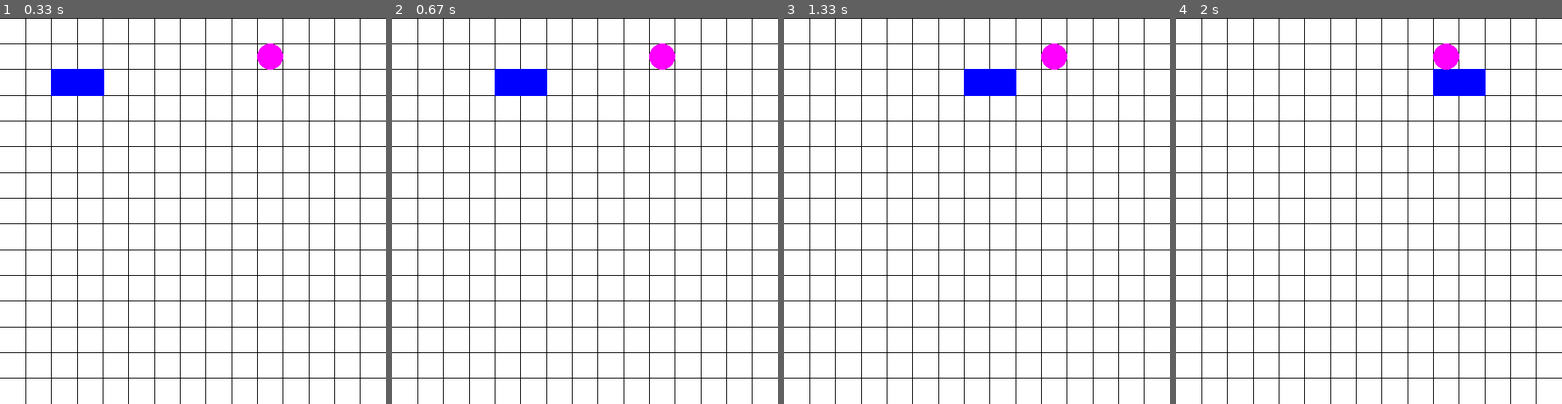
Above: before the commit, frames 1-4 (left to right).
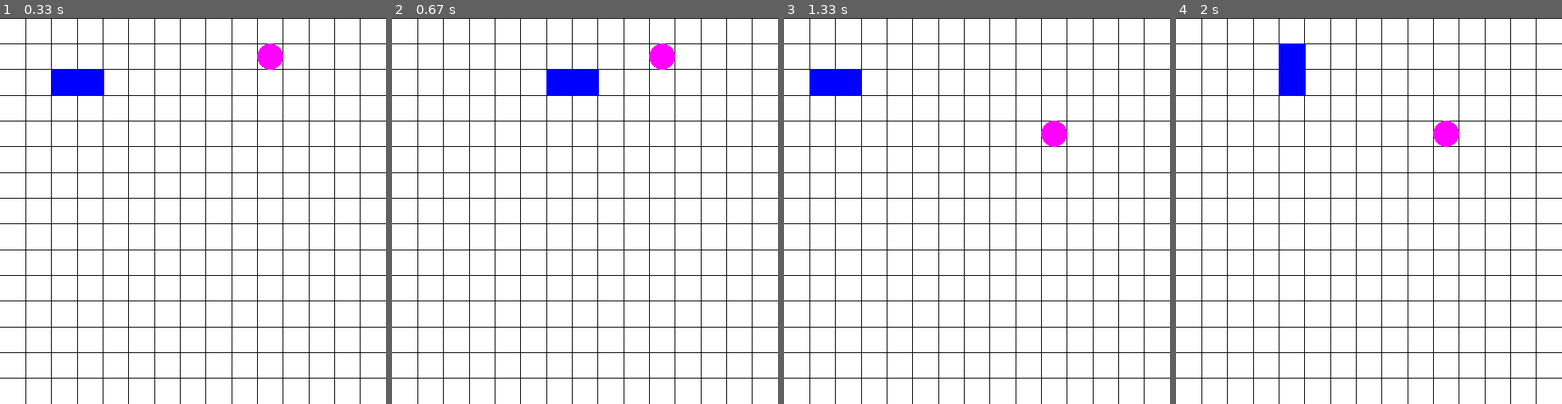
Above: after the commit, the same moments.

Repository: 1m188/snake
Game: pygame game, started from snake_pygame/main.py
Two runs of this game, one before a commit and one after it. Both use one fixed random seed, a clock stepped at 60 frames per second and the inputs below.
Inputs:
- Up to frame 1 (0.33 s): no input
- Up to frame 2 (0.67 s): hold Space from 0.33 s (still down); hold D from 0.33 s (still down)
- Up to frame 3 (1.33 s): release Space at 0.8 s; release D at 0.8 s; hold Space 0.83-1.3 s; hold D 0.83-1.3 s
- Up to frame 4 (2 s): hold W from 1.83 s (still down)

Frame 1 is identical in both runs. In frame 2, 1.9% of the frame differs, in the area x 26-54%, y 13-21%; in frame 3, 2.6%, in the area x 6-74%, y 6-34%; in frame 4, 2.6%.

Commit message:
添加了按下空格键加速的功能

Diff:
--- a/snake_pygame/main.py
+++ b/snake_pygame/main.py
@@ -21,16 +21,21 @@
         if event.type == pygame.QUIT:
             sys.exit()
         elif event.type == pygame.KEYDOWN:
-            d = snake.curDir
-            if event.key == pygame.K_w:
-                d = Direction.UP
-            elif event.key == pygame.K_s:
-                d = Direction.DOWN
-            elif event.key == pygame.K_a:
-                d = Direction.LEFT
-            elif event.key == pygame.K_d:
-                d = Direction.RIGHT
-            snake.ctrlDir(d)
+            if event.key == pygame.K_SPACE:
+                snake.acc(True)
+            else:
+                d = snake.curDir
+                if event.key == pygame.K_w:
+                    d = Direction.UP
+                elif event.key == pygame.K_s:
+                    d = Direction.DOWN
+                elif event.key == pygame.K_a:
+                    d = Direction.LEFT
+                elif event.key == pygame.K_d:
+                    d = Direction.RIGHT
+                snake.ctrlDir(d)
+        elif event.type == pygame.KEYUP and event.key == pygame.K_SPACE:
+            snake.acc(False)
         elif event.type == pygame.USEREVENT + config.snakeMoveEventID:
             snake.move()
 
--- a/snake_pygame/sprite.py
+++ b/snake_pygame/sprite.py
@@ -18,6 +18,9 @@
         self.pos = [(2, 2), (1, 2)]
         self.curDir = Direction.RIGHT
         pygame.time.set_timer(pygame.USEREVENT + config.snakeMoveEventID, config.snakeMoveTimeInr)
+
+    def acc(self, isAcc: bool):
+        pygame.time.set_timer(pygame.USEREVENT + config.snakeMoveEventID, int(config.snakeMoveTimeInr / 3) if isAcc else config.snakeMoveTimeInr)
 
     # 蛇的移动
     def move(self):
